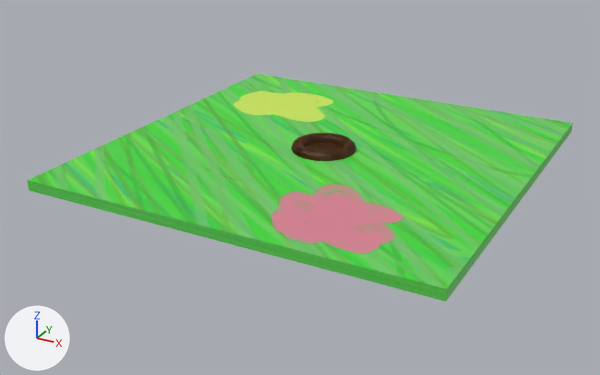
The FBX model 350 AR Project/Assets/other/mole_hole.fbx, before and after one commit.
One viewpoint serves both versions: a camera (50 mm lens) standing at (41.0, -80.2, 34.1) and looking at (-1.6, -2.8, -4.6). The lights are fixed; the arrows at lower left show +X, +Y and +Z. Where no turn or scale is listed for an object, it has been applied to the vertices.

Objects in the first picture: 'ground', 'mole'.
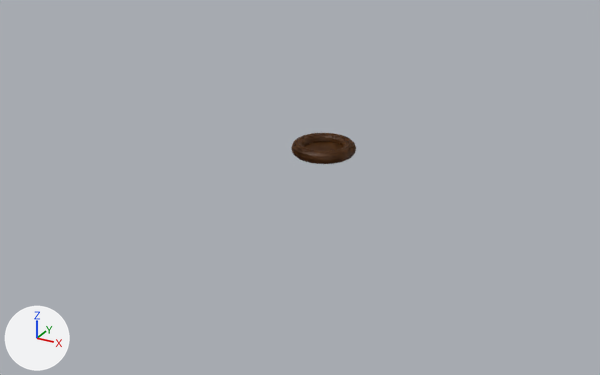
Boxes [x1, y1, x2, y2] around the edits, measured in the pictures (600 x 375 px):
'ground', deleted (green)
    before: [27, 74, 573, 301]

What the commit changed:
Object 'ground' (ob_ground) is deleted.
